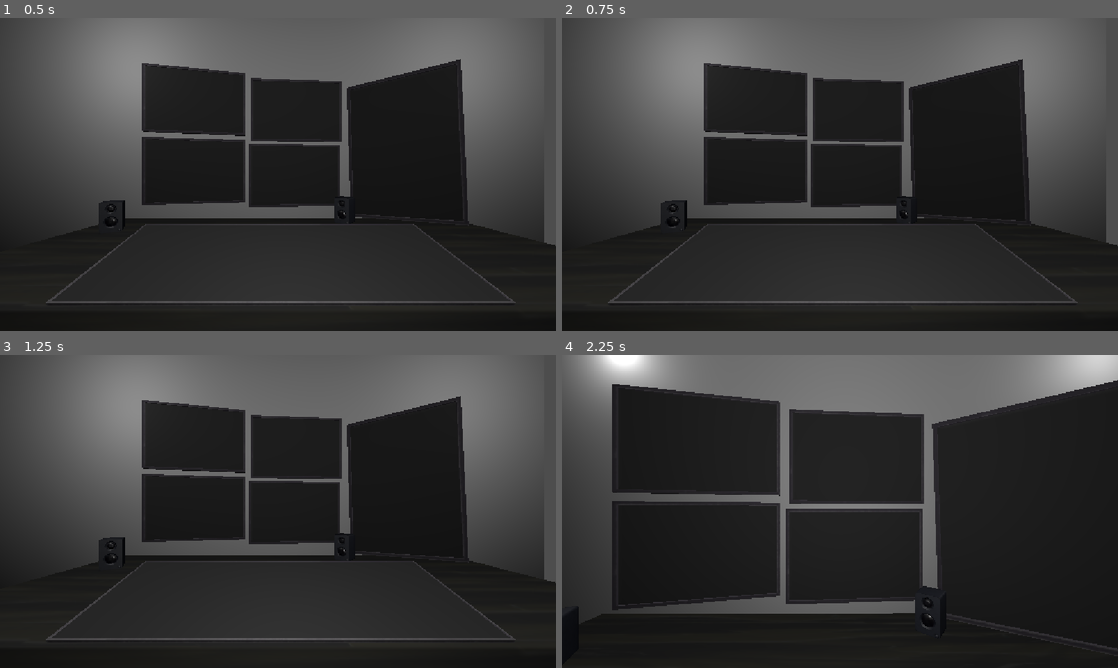
Above: before the commit, frames 1-4 (two rows, left to right).
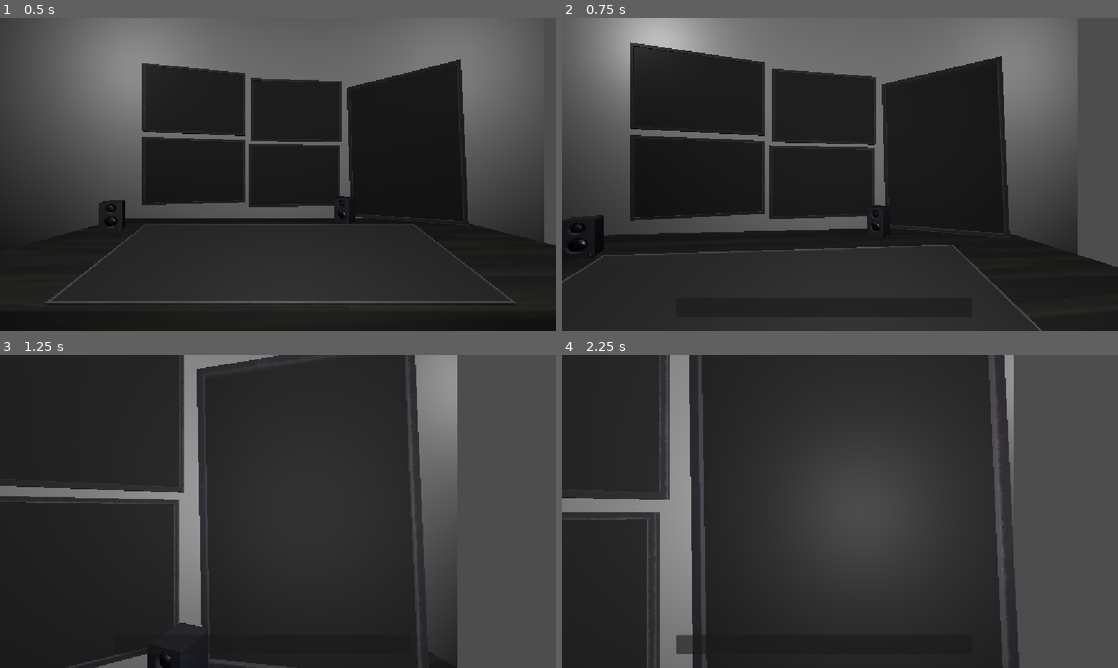
Above: after the commit, the same moments.

Repository: Lilly12568/Stockbouncer
Game: Godot game, scene res://Scenes/main.tscn
Two runs of this game, one before a commit and one after it. Both use one fixed random seed, a clock stepped at 60 frames per second and the inputs below.
Inputs (mouse positions are in pixels of both pictures, inside the frame that each line leads up to):
- Up to frame 1 (0.5 s): no input
- Up to frame 2 (0.75 s): tap Enter at 0.5 s; move the mouse to (962, 158) at 0.52 s; click (962, 158) at 0.67 s
- Up to frame 3 (1.25 s): no input
- Up to frame 4 (2.25 s): move the mouse to (728, 527) at 1.27 s; click (728, 527) at 1.42 s; move the mouse to (895, 442) at 2.02 s; click (895, 442) at 2.17 s

Frame 1 is identical in both runs. In frame 2, 22% of the frame differs, in the area x 0-100%, y 0-100%; in frame 3, 47%; in frame 4, 56%.

Commit message:
add monitor camera switching

Diff:
--- a/Scenes/camera_3d.gd
+++ b/Scenes/camera_3d.gd
@@ -1,29 +1,86 @@
+
 extends Camera3D
 
-@export var target_preset: Node3D
-@export var lerp_speed: float = 3
+@export var clickable_areas: Array[Area3D]
+@export var lerp_speed: float = 3.0
+@export var z_offset: float = 0.0
 
 var moving = false
+var returning = false
+var can_return = false
+
+var original_position: Vector3
+var original_rotation: Quaternion
+
+var target_position: Vector3
+var target_rotation: Quaternion
+
+
+func _ready():
+	original_position = global_position
+	original_rotation = global_transform.basis.get_rotation_quaternion()
+
+	# Connect all clickable areas
+	for area in clickable_areas:
+		if area:
+			area.input_event.connect(_on_area_input_event.bind(area))
+
 
 func _process(delta):
 	if moving:
-		var target_pos = target_preset.global_position
-		var target_rotation = target_preset.global_rotation
+		var destination_pos: Vector3
+		var destination_rot: Quaternion
 
-		global_position = global_position.lerp(target_pos, lerp_speed * delta * lerp_speed)
-		global_rotation = global_rotation.slerp(target_rotation, lerp_speed * delta * lerp_speed)
+		if returning:
+			destination_pos = original_position
+			destination_rot = original_rotation
+		else:
+			destination_pos = target_position
+			destination_rot = target_rotation
 
-		if global_position.distance_to(target_pos) < 0.01:
-			global_position = target_pos
-			global_rotation = target_rotation
+		var weight = clampf(lerp_speed * delta, 0.0, 1.0)
+
+		global_position = global_position.lerp(destination_pos, weight)
+
+		var current_rotation = global_transform.basis.get_rotation_quaternion()
+		var new_rotation = current_rotation.slerp(destination_rot, weight)
+
+		global_transform.basis = Basis(new_rotation)
+
+		if global_position.distance_to(destination_pos) < 0.01:
+			global_position = destination_pos
+			global_transform.basis = Basis(destination_rot)
 			moving = false
 
 
-func _on_area_3d_input_event(camera: Node, event: InputEvent, event_position: Vector3, normal: Vector3, shape_idx: int) -> void:
+func _on_area_input_event(
+	camera: Node,
+	event: InputEvent,
+	event_position: Vector3,
+	normal: Vector3,
+	shape_idx: int,
+	clicked_area: Area3D
+) -> void:
+
 	if event is InputEventMouseButton:
-		if event.button_index == MOUSE_BUTTON_LEFT and event.pressed == true:
-			LerpCamToPos()
-			print("dags")
+		if event.button_index == MOUSE_BUTTON_LEFT and event.pressed:
+			LerpCamToPos(clicked_area)
 
-func LerpCamToPos():
+
+func LerpCamToPos(area: Area3D):
+	target_position = area.global_position + area.global_transform.basis.z * z_offset
+
+	target_rotation = area.global_transform.basis.get_rotation_quaternion()
+
+	returning = false
+	can_return = true
 	moving = true
+
+
+func ReturnCam():
+	if not can_return:
+		return
+
+	returning = true
+	moving = true
+	can_return = false
--- /dev/null
+++ b/Scenes/control.gd
@@ -0,0 +1,27 @@
+
+extends Control
+
+@export var camera: Camera3D
+
+@onready var indicator = $Panel
+
+
+func _ready():
+	mouse_entered.connect(_on_mouse_entered)
+	mouse_exited.connect(_on_mouse_exited)
+
+	indicator.visible = false
+
+
+func _process(_delta):
+	# Show indicator whenever returning is available
+	indicator.visible = camera.can_return
+
+
+func _on_mouse_entered():
+	if camera.can_return:
+		camera.ReturnCam()
+
+
+func _on_mouse_exited():
+	pass
--- a/Scenes/main.tscn
+++ b/Scenes/main.tscn
@@ -7,9 +7,7 @@
 [ext_resource type="ArrayMesh" uid="uid://dp64u681rdni6" path="res://Meshes/Monitors/InsiderTradingGame_Monitor_Large.fbx" id="5_kry3j"]
 [ext_resource type="Script" uid="uid://cg1xcrc5ym7d8" path="res://Scenes/camera_3d.gd" id="6_6bp64"]
 [ext_resource type="ArrayMesh" uid="uid://bh6on7fwpbktl" path="res://InsiderTradingGame_Desk.fbx" id="6_21xkr"]
-
-[sub_resource type="BoxShape3D" id="BoxShape3D_lfxu0"]
-size = Vector3(0.2319336, 0.939209, 1.3945313)
+[ext_resource type="Script" uid="uid://ctknp85nriwbh" path="res://Scenes/control.gd" id="8_344ge"]
 
 [sub_resource type="CylinderMesh" id="CylinderMesh_lfxu0"]
 
@@ -18,6 +16,15 @@
 
 [sub_resource type="BoxMesh" id="BoxMesh_r6c0r"]
 size = Vector3(8.749756, 0.30773926, 8.913086)
+
+[sub_resource type="BoxShape3D" id="BoxShape3D_lfxu0"]
+size = Vector3(1.3310547, 0.939209, 0.16296387)
+
+[sub_resource type="BoxShape3D" id="BoxShape3D_hjb8m"]
+size = Vector3(1.3271484, 1.9902344, 0.16137695)
+
+[sub_resource type="BoxShape3D" id="BoxShape3D_r6c0r"]
+size = Vector3(2.5498047, 0.7909546, 0.48217773)
 
 [node name="Node3D" type="Node3D" unique_id=1869916815]
 script = ExtResource("1_6bp64")
@@ -43,12 +50,6 @@
 [node name="InsiderTradingGameMonitor5" type="MeshInstance3D" parent="." unique_id=1291020394]
 transform = Transform3D(0.99734706, 0, 0.07279456, 0, 1, 0, -0.07279456, 0, 0.99734706, -1.6702092, 3.2540357, -0.29820085)
 mesh = ExtResource("4_jjvhh")
-
-[node name="Area3D" type="Area3D" parent="InsiderTradingGameMonitor5" unique_id=603947444]
-
-[node name="CollisionShape3D" type="CollisionShape3D" parent="InsiderTradingGameMonitor5/Area3D" unique_id=1377231006]
-transform = Transform3D(0.9999929, 0, 7.4505806e-08, 0, 1, 0, -7.4505806e-08, 0, 0.9999929, -0.039796352, 0, -2.9802322e-08)
-shape = SubResource("BoxShape3D_lfxu0")
 
 [node name="InsiderTradingGameMonitor3" type="MeshInstance3D" parent="." unique_id=1437777909]
 transform = Transform3D(0.9978976, 0, 0.064811766, 0, 1, 0, -0.064811766, 0, 0.9978976, -1.6353723, 2.224994, -0.26933488)
@@ -81,11 +82,12 @@
 [node name="Player2" type="Node3D" parent="." unique_id=970203081]
 transform = Transform3D(1, 0, 0, 0, 1, 0, 0, 0, 1, 1.3917657, 1.6966377, 0)
 
-[node name="Camera3D" type="Camera3D" parent="Player2" unique_id=693597734 node_paths=PackedStringArray("target_preset")]
+[node name="Camera3D" type="Camera3D" parent="Player2" unique_id=693597734 node_paths=PackedStringArray("clickable_areas")]
 transform = Transform3D(-4.371139e-08, 0, 1, 0, 1, 0, -1, 0, -4.371139e-08, 0.21514177, 0.5436722, 0)
 current = true
 script = ExtResource("6_6bp64")
-target_preset = NodePath("../../CameraPositions/NewsFeed")
+clickable_areas = [NodePath("../../CameraPositions/Area3D"), NodePath("../../CameraPositions/Area3D2"), NodePath("../../CameraPositions/Area3D3"), NodePath("../../CameraPositions/Area3D4"), NodePath("../../CameraPositions/Area3D5"), NodePath("../../CameraPositions/Area3D6")]
+z_offset = 1.0
 
 [node name="OmniLight3D" type="OmniLight3D" parent="Player2/Camera3D" unique_id=1400720659]
 transform = Transform3D(1, 0, 0, 0, 1, 0, 0, 0, 1, 3.021056, 1.8404675, -1.8706868)
@@ -101,10 +103,66 @@
 
 [node name="CameraPositions" type="Node3D" parent="." unique_id=1992656002]
 
-[node name="NewsFeed" type="Node3D" parent="CameraPositions" unique_id=1996553602]
-transform = Transform3D(0.008198082, 0, 0.99996626, 0, 1, 0, -0.99996626, 0, 0.008198082, -0.62940836, 3.1703982, -0.20554948)
+[node name="Area3D" type="Area3D" parent="CameraPositions" unique_id=603947444]
+transform = Transform3D(-0.035022832, 0, 0.9993866, 0, 1, 0, -0.9993866, 0, -0.035022832, -1.6702092, 3.2540357, -0.29820085)
+
+[node name="CollisionShape3D" type="CollisionShape3D" parent="CameraPositions/Area3D" unique_id=1377231006]
+transform = Transform3D(1, 0, -5.5879354e-08, 0, 1, 0, 5.5879354e-08, 0, 1, -0.039796382, 0, 0.059143424)
+shape = SubResource("BoxShape3D_lfxu0")
+
+[node name="Area3D2" type="Area3D" parent="CameraPositions" unique_id=2077978467]
+transform = Transform3D(-0.17638084, 0, 0.9843222, 0, 1, 0, -0.9843222, 0, -0.17638084, -1.5260042, 3.3063135, 1.1876718)
+
+[node name="CollisionShape3D" type="CollisionShape3D" parent="CameraPositions/Area3D2" unique_id=439433569]
+transform = Transform3D(1, 0, -5.5879354e-08, 0, 1, 0, 5.5879354e-08, 0, 1, -0.039796382, 0, 0.059143424)
+shape = SubResource("BoxShape3D_lfxu0")
+
+[node name="Area3D3" type="Area3D" parent="CameraPositions" unique_id=393098250]
+transform = Transform3D(-0.2007861, 0, 0.9796355, 0, 1, 0, -0.9796355, 0, -0.2007861, -1.4853762, 2.2864275, 1.253015)
+
+[node name="CollisionShape3D" type="CollisionShape3D" parent="CameraPositions/Area3D3" unique_id=1392085276]
+transform = Transform3D(1, 0, -5.5879354e-08, 0, 1, 0, 5.5879354e-08, 0, 1, -0.039796382, 0, 0.059143424)
+shape = SubResource("BoxShape3D_lfxu0")
+
+[node name="Area3D4" type="Area3D" parent="CameraPositions" unique_id=2002560812]
+transform = Transform3D(-0.0634348, 0, 0.99798673, 0, 1, 0, -0.99798673, 0, -0.0634348, -1.7297486, 2.1380498, -0.31603223)
+
+[node name="CollisionShape3D" type="CollisionShape3D" parent="CameraPositions/Area3D4" unique_id=882128834]
+transform = Transform3D(1, 0, -5.5879354e-08, 0, 1, 0, 5.5879354e-08, 0, 1, -0.039796382, 0, 0.059143424)
+shape = SubResource("BoxShape3D_lfxu0")
+
+[node name="Area3D5" type="Area3D" parent="CameraPositions" unique_id=1906075759]
+transform = Transform3D(0.45180732, 0, 0.89211726, 0, 1, 0, -0.89211726, 0, 0.45180732, -1.3843329, 2.7168093, -1.773346)
+
+[node name="CollisionShape3D" type="CollisionShape3D" parent="CameraPositions/Area3D5" unique_id=140127191]
+transform = Transform3D(1, 0, 0, 0, 1, 0, 0, 0, 1, -5.9604645e-08, -0.13378906, 0.09777832)
+shape = SubResource("BoxShape3D_hjb8m")
+
+[node name="Area3D6" type="Area3D" parent="CameraPositions" unique_id=831679741]
+transform = Transform3D(-0.019981932, -0.9559252, 0.2929306, -2.8871e-08, 0.29298815, 0.9561191, -0.9998036, 0.019104999, -0.005854509, 0.03868341, 1.5157733, -0.022006422)
+
+[node name="CollisionShape3D" type="CollisionShape3D" parent="CameraPositions/Area3D6" unique_id=2147438450]
+transform = Transform3D(1, 2.7753413e-07, -6.938353e-08, 1.9185245e-07, 1, -8.0035534e-10, -4.656613e-10, -2.9496732e-08, 1, 2.9802322e-08, -0.001068145, -3.5762787e-07)
+shape = SubResource("BoxShape3D_r6c0r")
 
 [node name="refresh_stocks" type="Timer" parent="." unique_id=316505965]
 
-[connection signal="input_event" from="InsiderTradingGameMonitor5/Area3D" to="Player2/Camera3D" method="_on_area_3d_input_event"]
+[node name="Control" type="Control" parent="." unique_id=1111080794 node_paths=PackedStringArray("camera")]
+layout_mode = 3
+anchors_preset = 0
+offset_left = 209.0
+offset_top = 553.0
+offset_right = 886.0
+offset_bottom = 629.0
+script = ExtResource("8_344ge")
+camera = NodePath("../Player2/Camera3D")
+
+[node name="Panel" type="Panel" parent="Control" unique_id=1407529355]
+layout_mode = 0
+offset_left = 28.0
+offset_top = 26.0
+offset_right = 641.0
+offset_bottom = 66.0
+
+[connection signal="input_event" from="CameraPositions/Area3D" to="Player2/Camera3D" method="_on_area_3d_input_event"]
 [connection signal="timeout" from="refresh_stocks" to="." method="_on_timer_timeout"]
Not shown, added: Scenes/control.gd.uid
